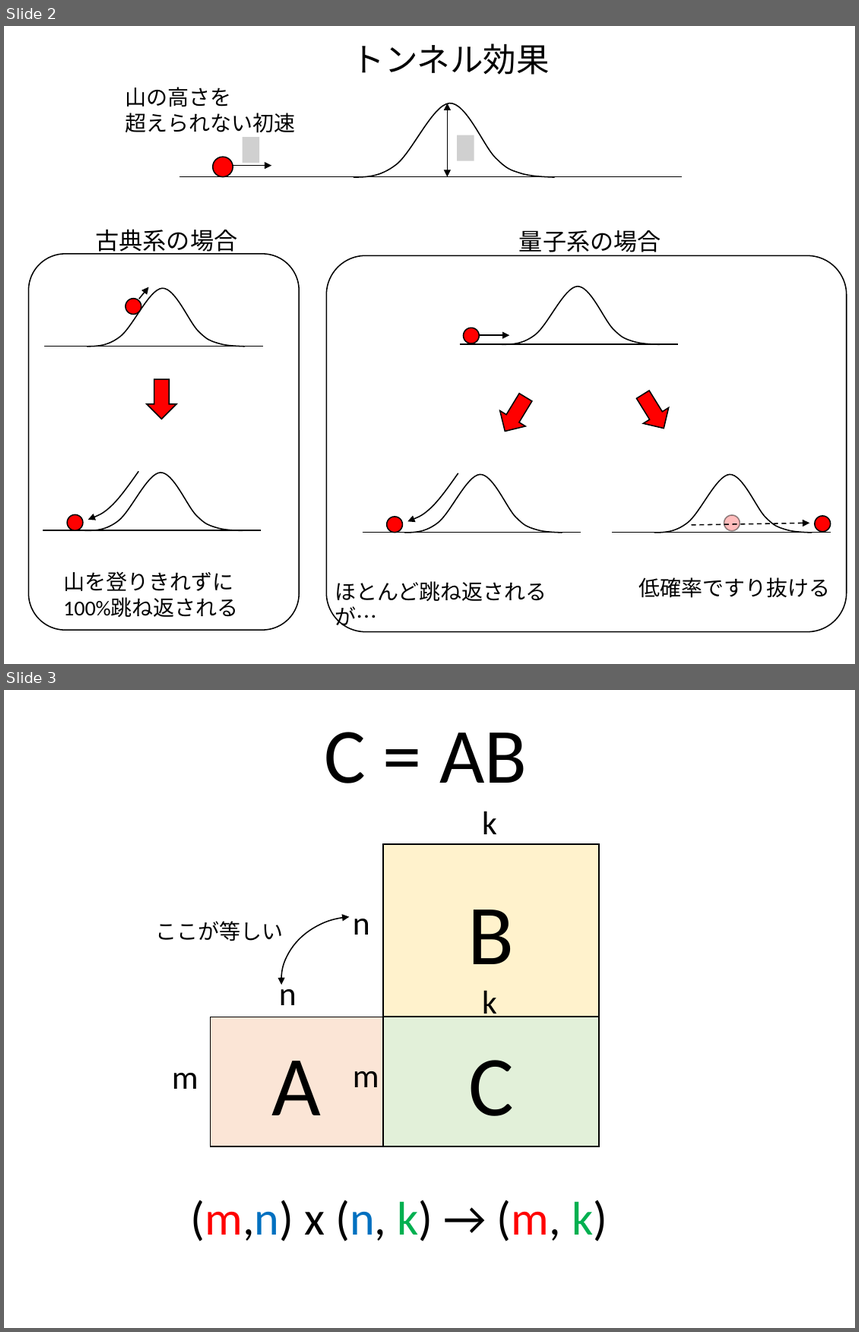
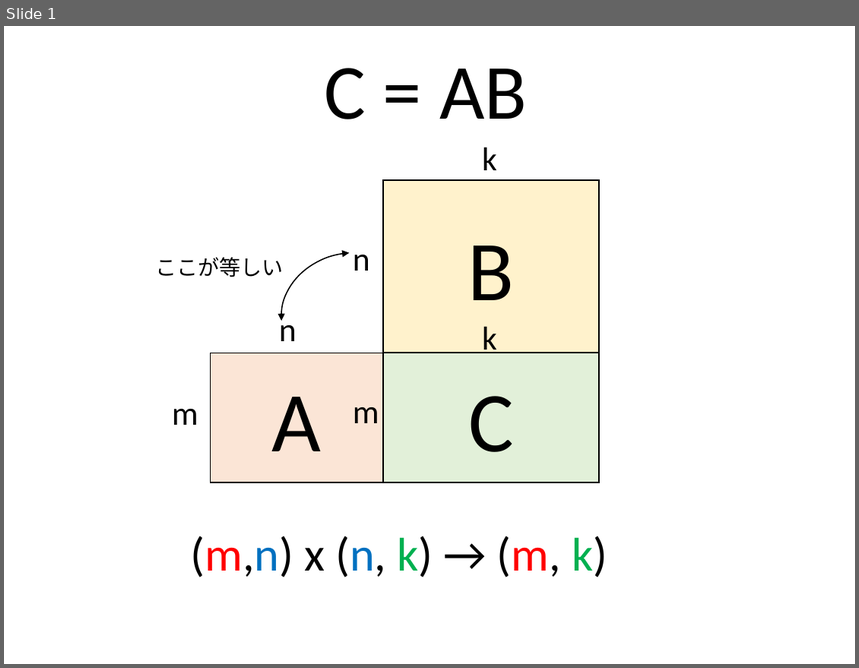
Before and after one commit to kaityo256/qiita, a slide deck: daimyo_svd/fig.pptx. Shown one above the other, each under a label of ours: slides 2 and 3 before the commit, slide 1 after it. The pictures are 859x1332 and 859x668 pixels, drawn with LibreOffice and Linux fonts; fonts in the diff are those of the drawing; grey boxes stand for pictures. Boxes give left, top, right and bottom in pixels: in the first picture for what was removed or moved away, otherwise in the second. Text is boxed around its words. In the diff, an @@ line names an element or a change of style, - is before the commit and + after.

```diff
--- a/daimyo_svd/fig.pptx
+++ b/daimyo_svd/fig.pptx
@@ slide 2 removed at bbox=[4, 26, 855, 664], background #FFFFFF @@
@@ text removed at bbox=[352, 43, 550, 75] @@
-トンネル効果
@@ text removed at bbox=[125, 87, 295, 133] @@
-山の高さを
-超えられない初速
@@ freeform shape removed at bbox=[354, 104, 555, 177] @@
@@ double arrow removed from (448, 104) to (448, 176) @@
@@ picture removed at bbox=[243, 138, 259, 163] @@
@@ picture removed at bbox=[457, 135, 474, 161] @@
@@ ellipse removed at bbox=[212, 157, 233, 177] @@
@@ line removed from (180, 176) to (683, 176) @@
@@ arrow removed from (233, 166) to (272, 166) @@
@@ text removed at bbox=[96, 229, 238, 255] @@
-古典系の場合
@@ text removed at bbox=[519, 230, 661, 256] @@
-量子系の場合
@@ rounded rectangle removed at bbox=[28, 254, 300, 630] @@
@@ rounded rectangle removed at bbox=[326, 256, 847, 632] @@
@@ group removed at bbox=[45, 287, 262, 346]: 1 line, 1 freeform shape, 1 ellipse, 1 arrow @@
@@ group removed at bbox=[460, 287, 678, 344]: 1 line, 1 freeform shape, 1 ellipse, 1 arrow @@
@@ right arrow removed at bbox=[147, 379, 177, 419] @@
@@ right arrow removed at bbox=[492, 390, 538, 439] @@
@@ right arrow removed at bbox=[631, 387, 677, 437] @@
@@ group removed at bbox=[44, 471, 261, 531]: 2 freeform shapes, 1 line, 1 ellipse @@
@@ group removed at bbox=[363, 474, 581, 534]: 2 freeform shapes, 1 line, 1 ellipse @@
@@ group removed at bbox=[612, 474, 832, 532]: 2 ellipses, 1 line, 1 freeform shape, 1 arrow @@
@@ text removed at bbox=[63, 572, 239, 617] @@
-山を登りきれずに
-100%跳ね返される
@@ text removed at bbox=[335, 582, 547, 601] @@
-ほとんど跳ね返されるが…
@@ text removed at bbox=[639, 578, 830, 598] @@
-低確率ですり抜ける
@@ what was slide 3 is now slide 1 @@
```
Also in this commit, not shown: 1 slide changed, 1 slide added, 1 other slide removed, 1 other file.
